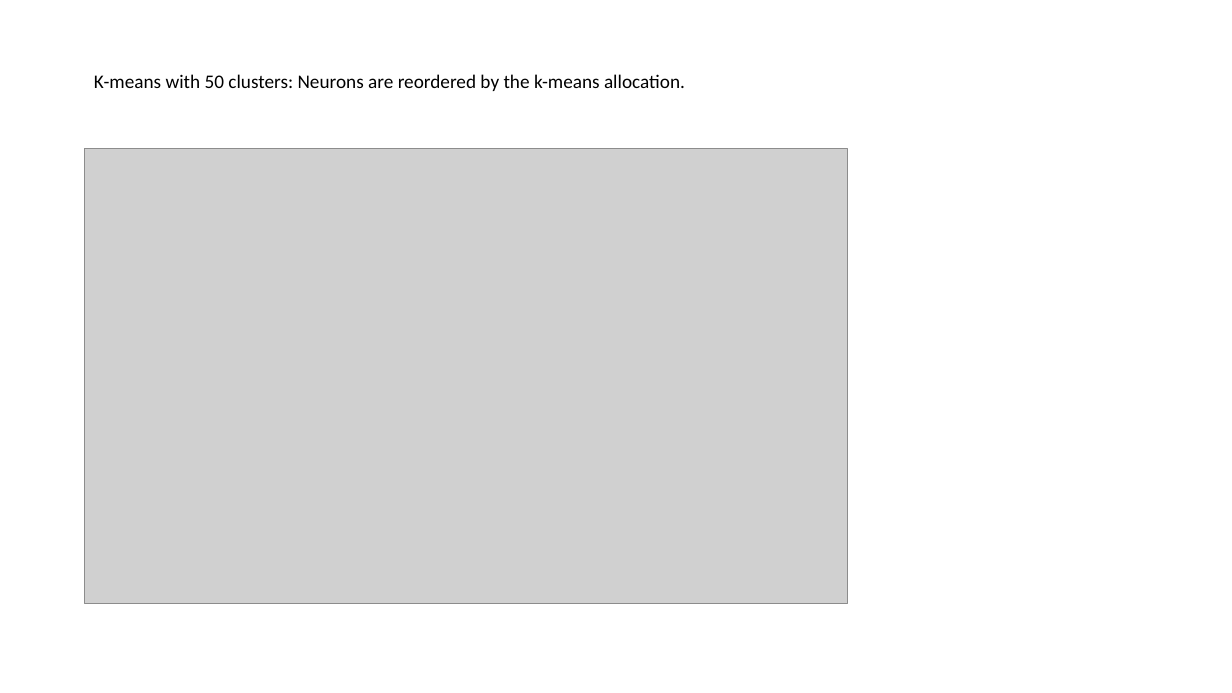
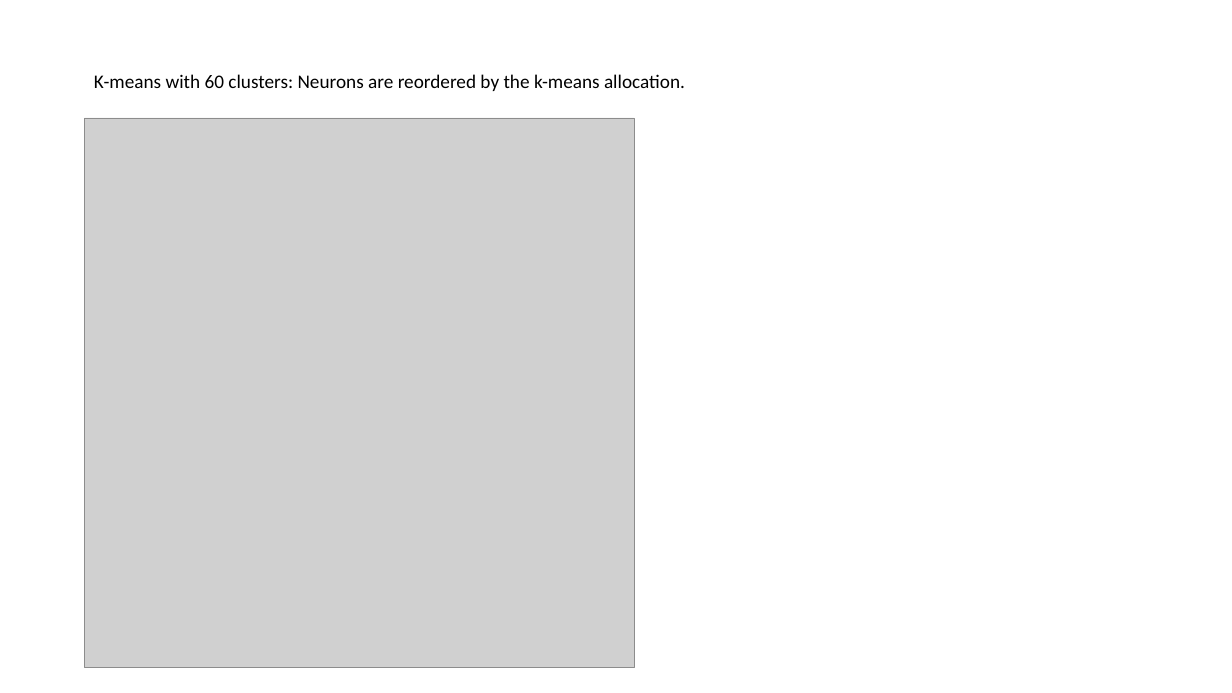
Before and after one commit to jinluliu550/MAPseq_analysis, a slide deck: slide 16 of jinlu/barseq.pptx (slide 13 before the commit). Drawn at 1232x693 pixels with LibreOffice and Linux fonts; fonts in the diff are those of the drawing; grey boxes stand for pictures. Boxes give left, top, right and bottom in pixels: in the first picture for what was removed or moved away, otherwise in the second. Text is boxed around its words. In the diff, an @@ line names an element or a change of style, - is before the commit and + after.

```diff
--- a/jinlu/barseq.pptx
+++ b/jinlu/barseq.pptx
@@ title at [94,74,685,91]: text changed @@
-K-means with 50 clusters: Neurons are reordered by the k-means allocation.
+K-means with 60 clusters: Neurons are reordered by the k-means allocation.
@@ picture: place and size @@
-picture at [85,149,848,604]
+picture at [85,118,635,668]
```
Also in this commit, not shown: 8 other slides changed, 12 slides added, 10 slides removed, 24 other files.
